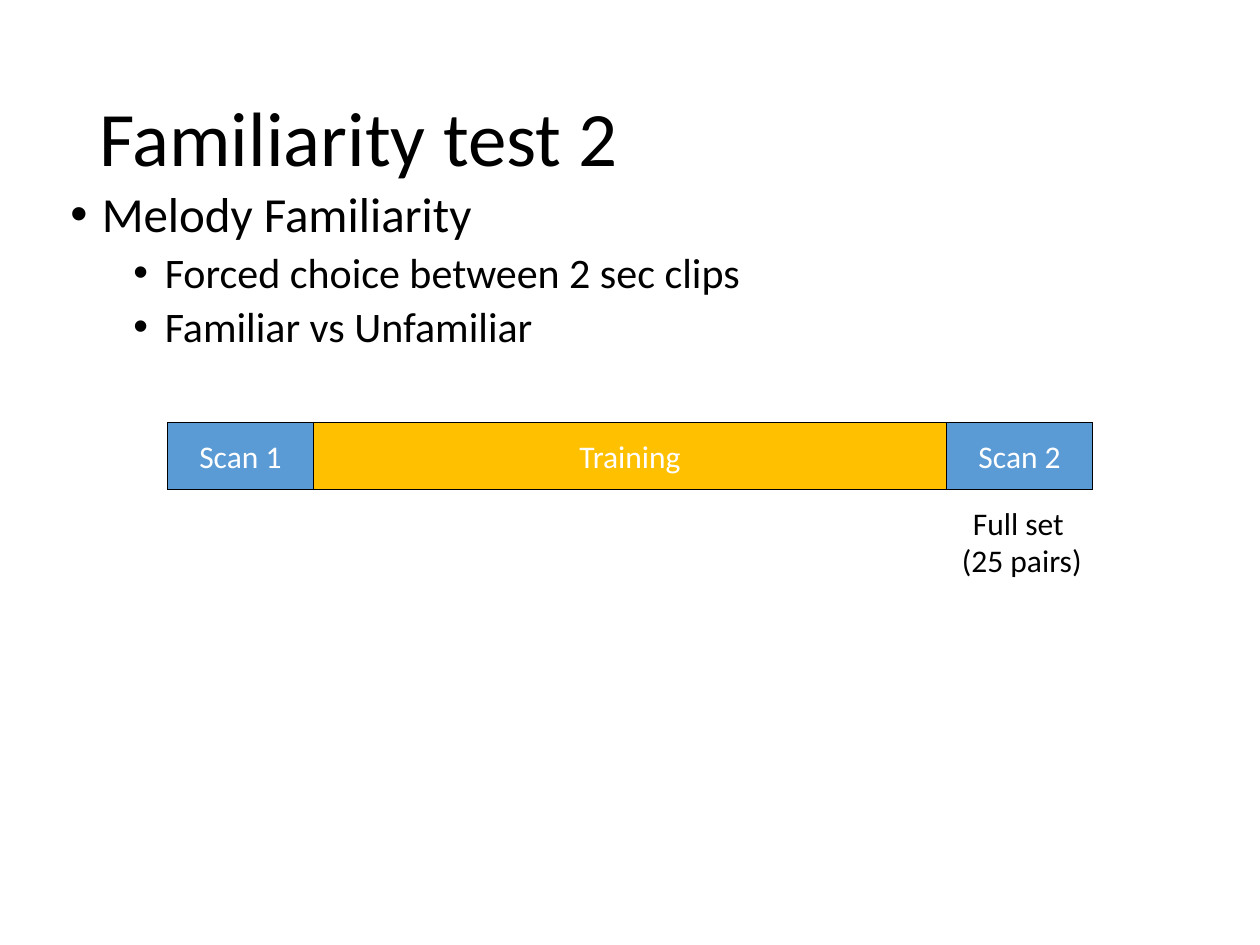
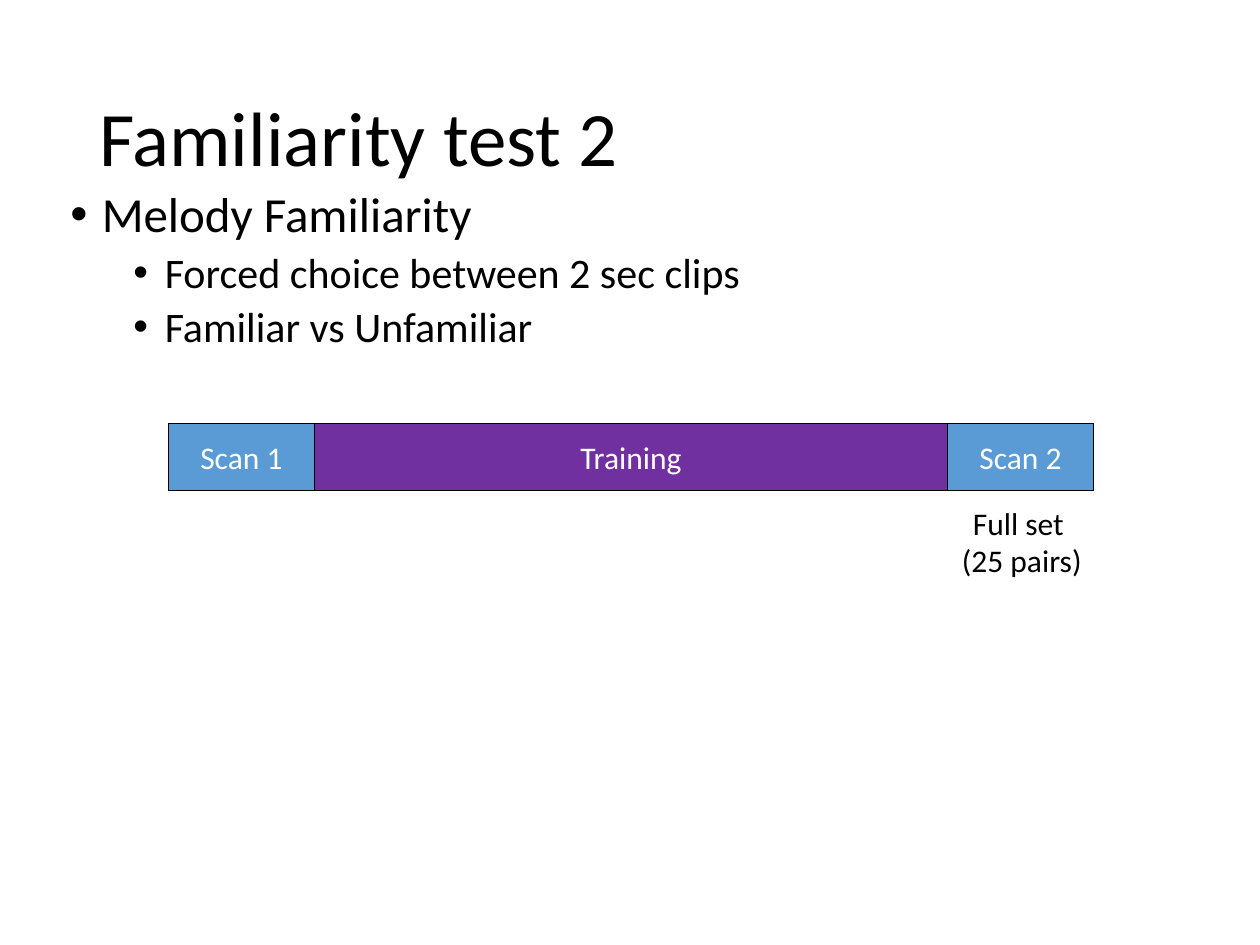
Before and after one commit to asternin/PhDProject, a slide deck: slide 7 of Meetings/2018.05.03-CommitteeMeeting.pptx. Drawn at 1260x945 pixels with LibreOffice and Linux fonts; fonts in the diff are those of the drawing. Boxes give left, top, right and bottom in pixels: in the first picture for what was removed or moved away, otherwise in the second. Text is boxed around its words. In the diff, an @@ line names an element or a change of style, - is before the commit and + after.

```diff
--- a/Meetings/2018.05.03-CommitteeMeeting.pptx
+++ b/Meetings/2018.05.03-CommitteeMeeting.pptx
@@ rectangle "Training" at (315,423,948,490): fill #FFC000 to #7030A0 @@
```
Also in this commit, not shown: 4 other slides changed, 6 other files.
